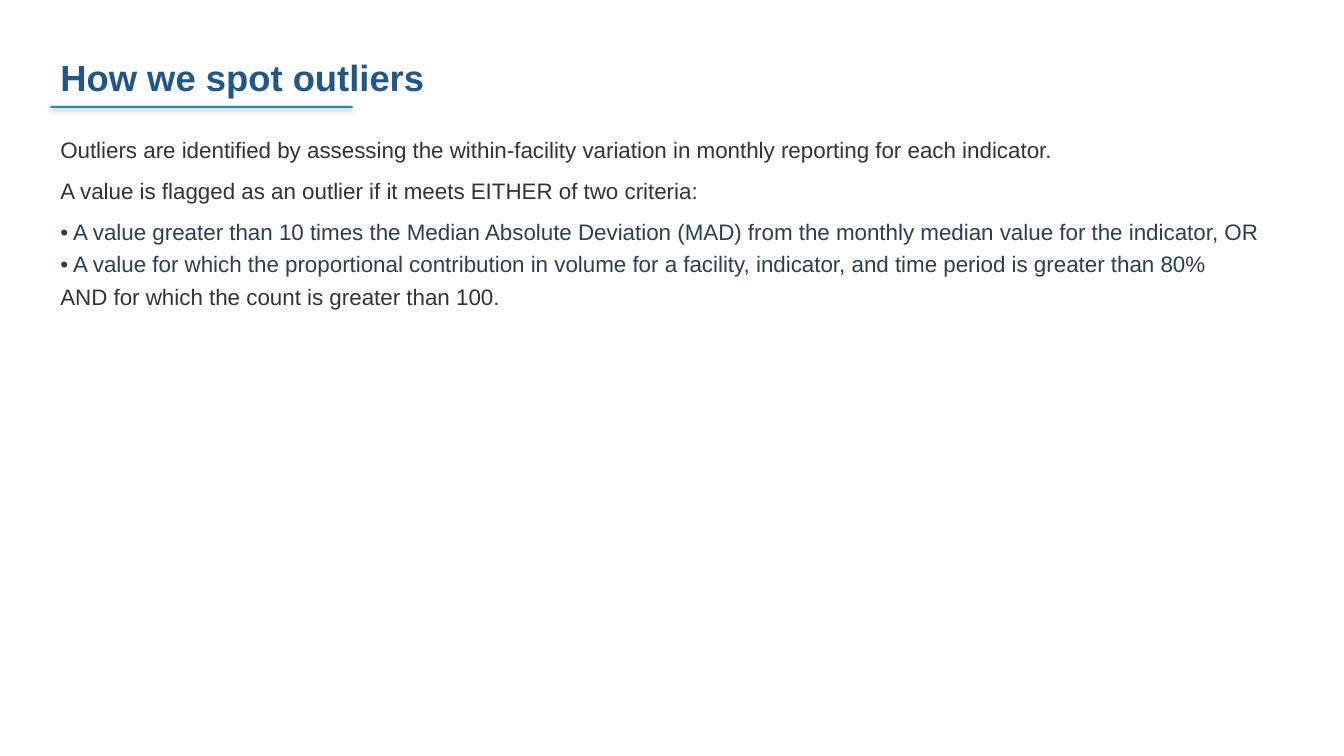
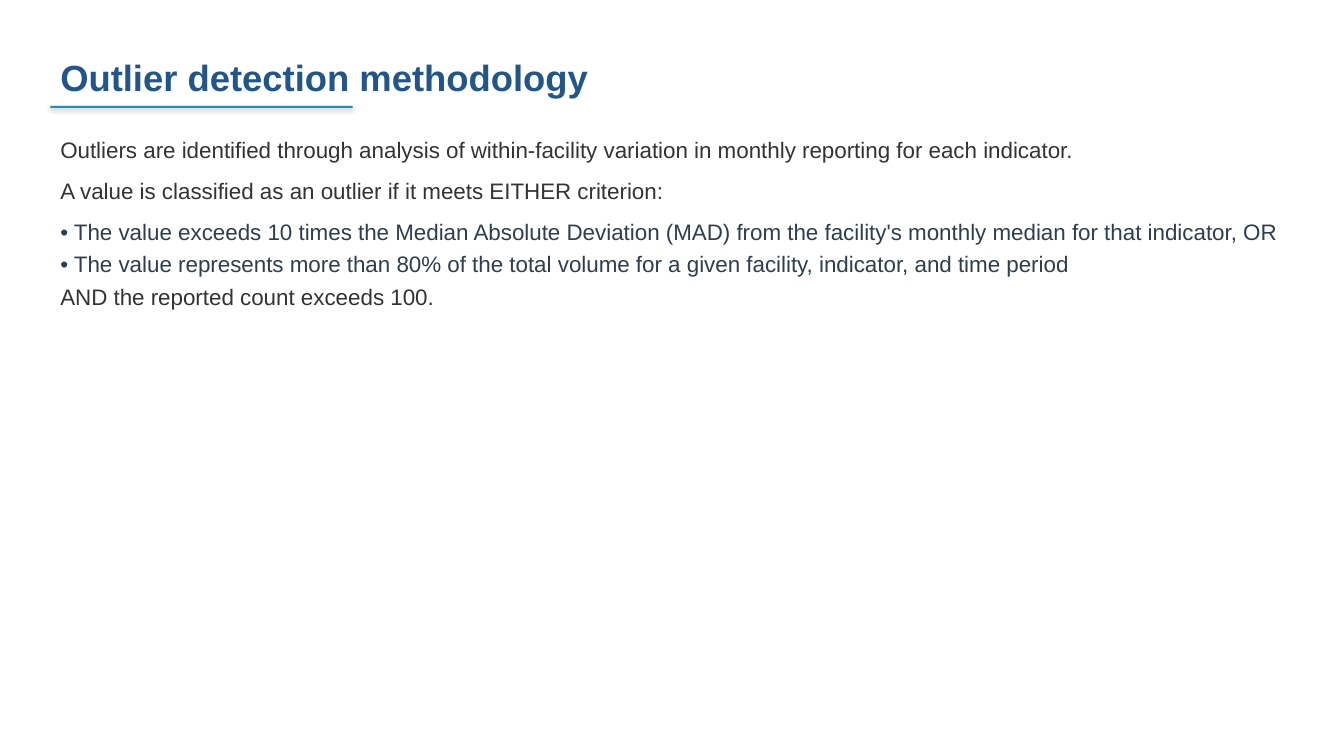
Before and after one commit to FASTR-Analytics/fastr-resource-hub, a slide deck: slide 44 of outputs/2026-zambia_deck.pptx (slide 46 before the commit). Drawn at 1344x756 pixels with LibreOffice and Linux fonts; fonts in the diff are those of the drawing. Boxes give left, top, right and bottom in pixels: in the first picture for what was removed or moved away, otherwise in the second. Text is boxed around its words. In the diff, an @@ line names an element or a change of style, - is before the commit and + after.

```diff
--- a/outputs/2026-zambia_deck.pptx
+++ b/outputs/2026-zambia_deck.pptx
@@ text at <box>60,64,587,99</box>: text changed @@
-How we spot outliers
+Outlier detection methodology
@@ text at <box>60,141,1277,310</box>: text changed @@
-Outliers are identified by assessing the within-facility variation in monthly reporting for each indicator.
-A value is flagged as an outlier if it meets EITHER of two criteria:
-• A value greater than 10 times the Median Absolute Deviation (MAD) from the monthly median value for the indicator, OR
-• A value for which the proportional contribution in volume for a facility, indicator, and time period is greater than 80%
-AND for which the count is greater than 100.
+Outliers are identified through analysis of within-facility variation in monthly reporting for each indicator.
+A value is classified as an outlier if it meets EITHER criterion:
+• The value exceeds 10 times the Median Absolute Deviation (MAD) from the facility's monthly median for that indicator, OR
+• The value represents more than 80% of the total volume for a given facility, indicator, and time period
+AND the reported count exceeds 100.
```
Also in this commit, not shown: 25 other slides changed, 24 slides added, 39 slides removed, 12 other files.
